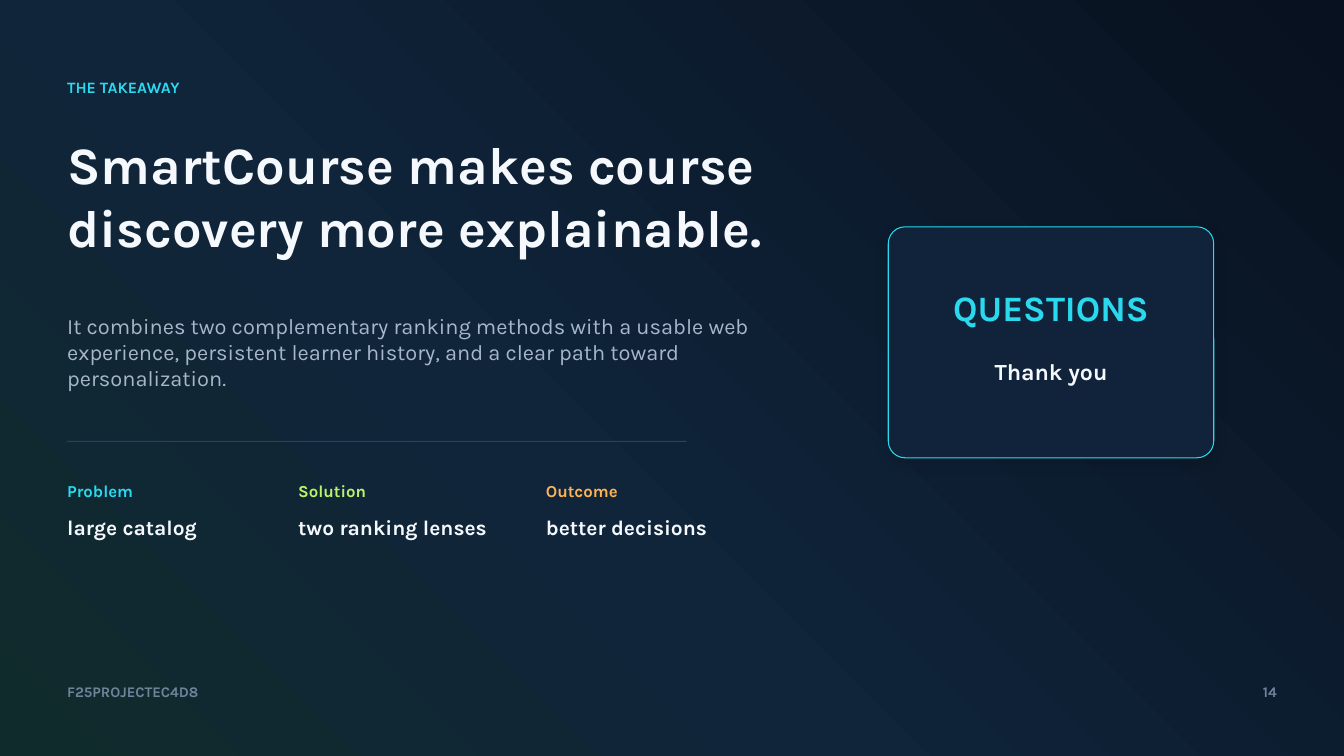
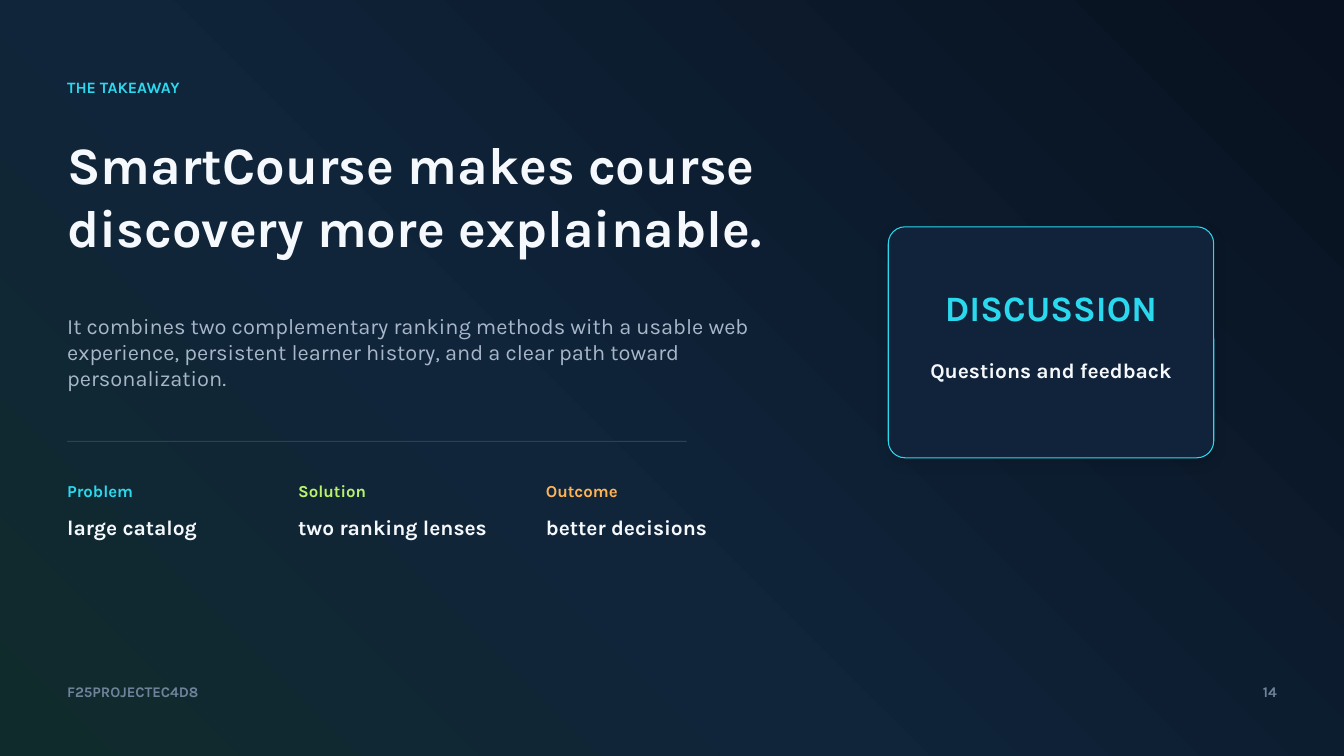
Before and after one commit to nicefellow1234/smartcourse-ai-app, a slide deck: slide 14 of project-documents/SmartCourse_FYP_Viva_Guide_Updated.pptx. Drawn at 1344x756 pixels with LibreOffice and Linux fonts; fonts in the diff are those of the drawing. Boxes give left, top, right and bottom in pixels: in the first picture for what was removed or moved away, otherwise in the second. Text is boxed around its words. In the diff, an @@ line names an element or a change of style, - is before the commit and + after.

```diff
--- a/project-documents/SmartCourse_FYP_Viva_Guide_Updated.pptx
+++ b/project-documents/SmartCourse_FYP_Viva_Guide_Updated.pptx
@@ text at (945, 297, 1157, 322): text changed @@
-QUESTIONS
+DISCUSSION
@@ text at (930, 363, 1172, 382): text changed; size 16.5 to 15 pt @@
-Thank you
+Questions and feedback
```
Also in this commit, not shown: 13 other slides changed, 1 other file.
